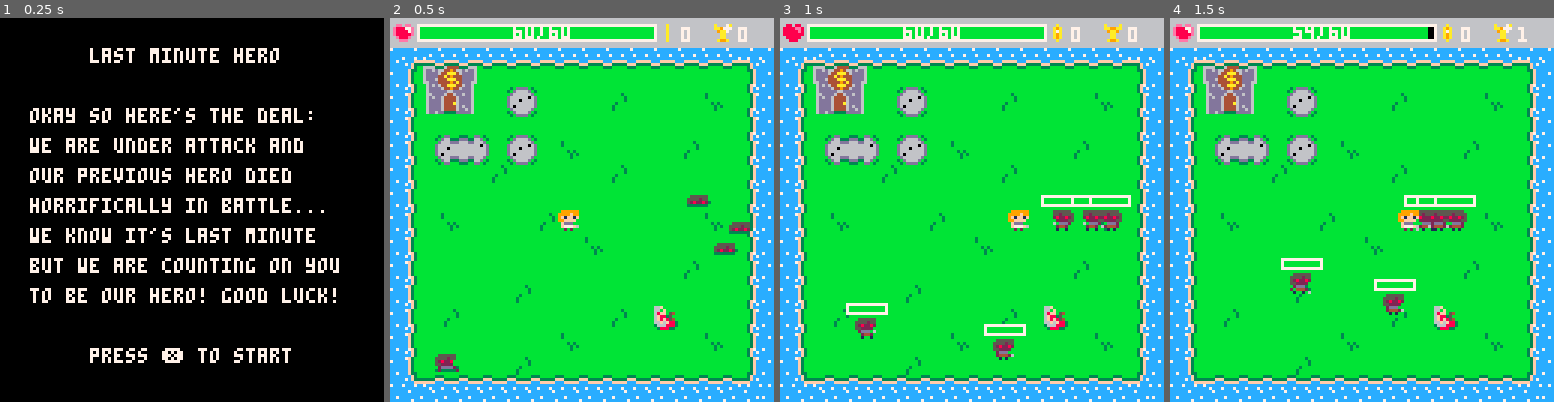
Above: before the commit, frames 1-4 (left to right).
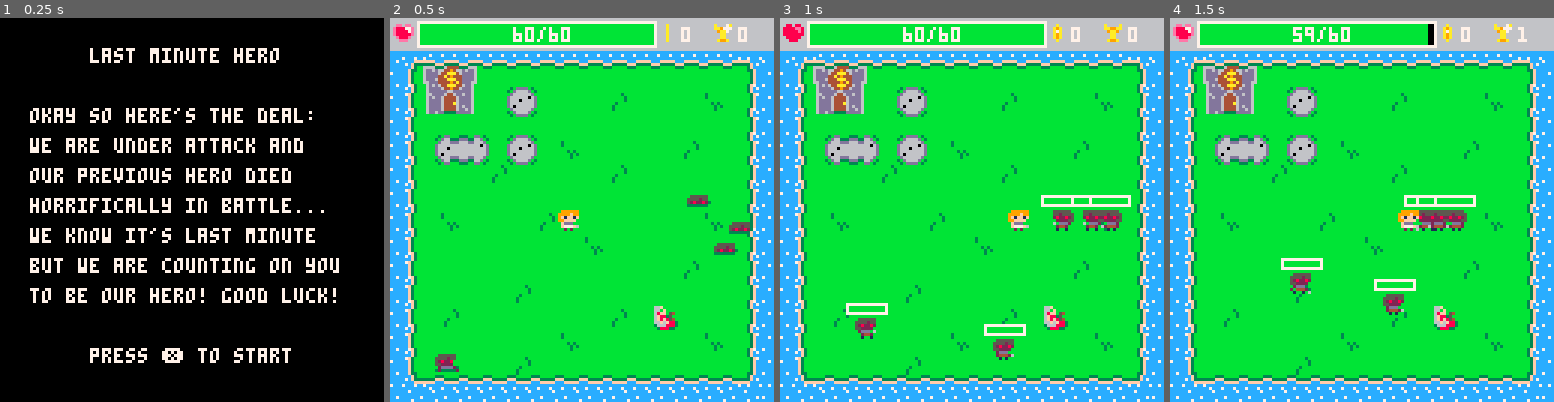
Above: after the commit, the same moments.

Repository: PancakedRivet/last-minute-hero
Game: PICO-8 cartridge last-minute-hero.p8
Two runs of this game, one before a commit and one after it. Both use one fixed random seed, a clock stepped at 60 frames per second and the inputs below.
Inputs:
- Up to frame 1 (0.25 s): no input
- Up to frame 2 (0.5 s): tap X (X key) at 0.33 s
- Up to frame 3 (1 s): tap O (Z key) at 0.7 s
- Up to frame 4 (1.5 s): tap X (X key) at 1.07 s

Frame 1 is identical in both runs. In frame 2, 3.2% of the frame differs, in the area x 0-100%, y 0-9%; in frame 3, 3.2%; in frame 4, 3.3%.

Commit message:
Fixing hp bar touching

Diff:
--- a/scripts/ui.lua
+++ b/scripts/ui.lua
@@ -1,7 +1,7 @@
 ui_pos = {
-    background = { x0 = 0, y0 = 0, x1 = 128, y1 = 9 },
+    background = { x0 = 0, y0 = 0, x1 = 128, y1 = 10 },
     hp_icon = { x = 1, y = 2 },
-    hp_bar = { x0 = 9, y0 = 2, x1 = 86, y1 = 5 },
+    hp_bar = { x0 = 9, y0 = 1, x1 = 86, y1 = 7 },
     coin_icon = { x = 90, y = 2 },
     coin_text = { x = 97, y = 3 },
     score_icon = { x = 108, y = 2 },
@@ -26,10 +26,11 @@
 end
 
 local function draw_hp_text(_current_hp, _max_hp, _camera)
+    local hp_offset = 2 -- stop text touching edge of bar
     print(
         _current_hp .. "/" .. _max_hp,
         ui_pos.hp_bar.x0 + ((ui_pos.hp_bar.x1 - ui_pos.hp_bar.x0) / 2) - (6 * #tostr(_max_hp) / 2) + _camera.x,
-        ui_pos.hp_bar.y0 + _camera.y,
+        ui_pos.hp_bar.y0 + hp_offset + _camera.y,
         colours.white
     )
 end
